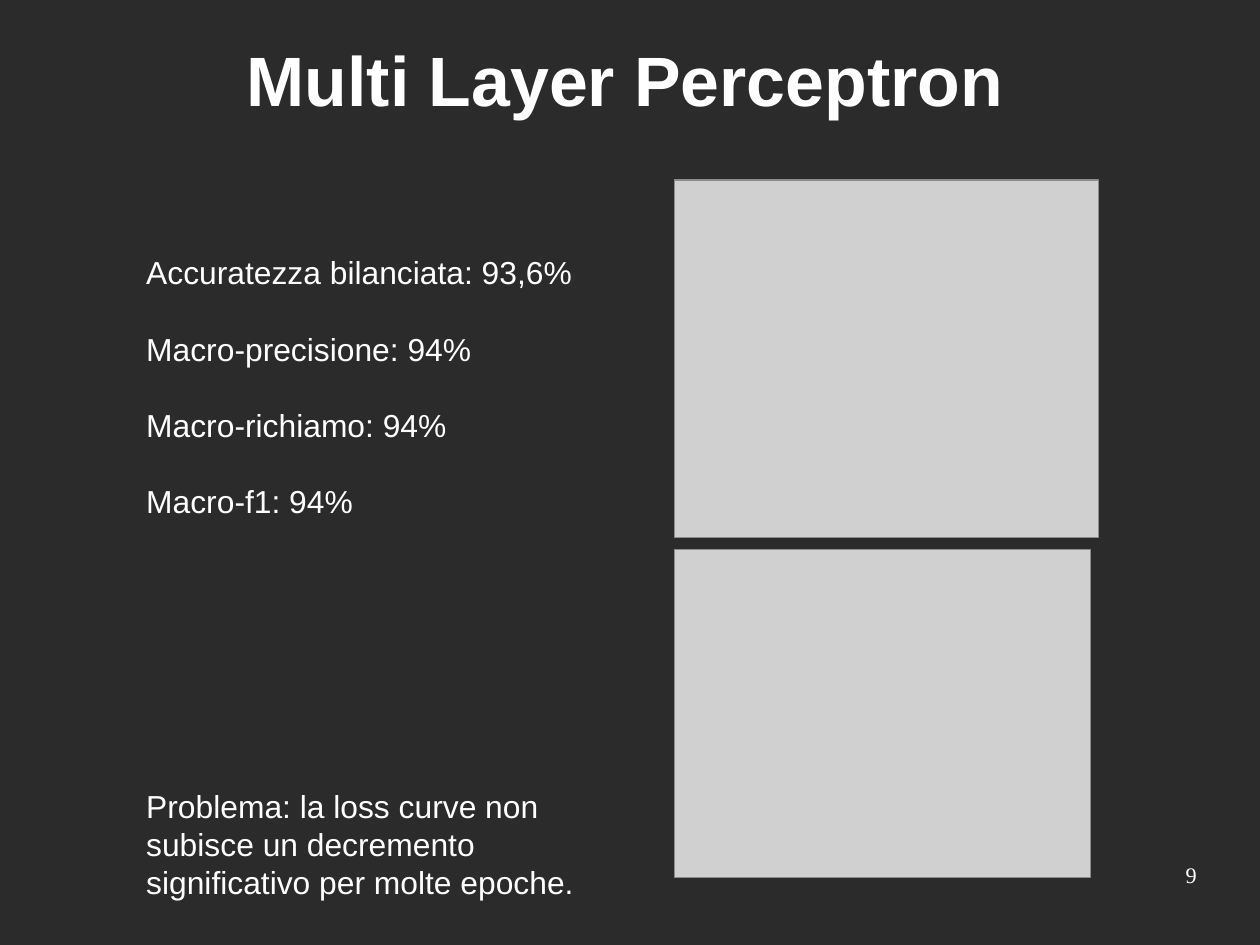
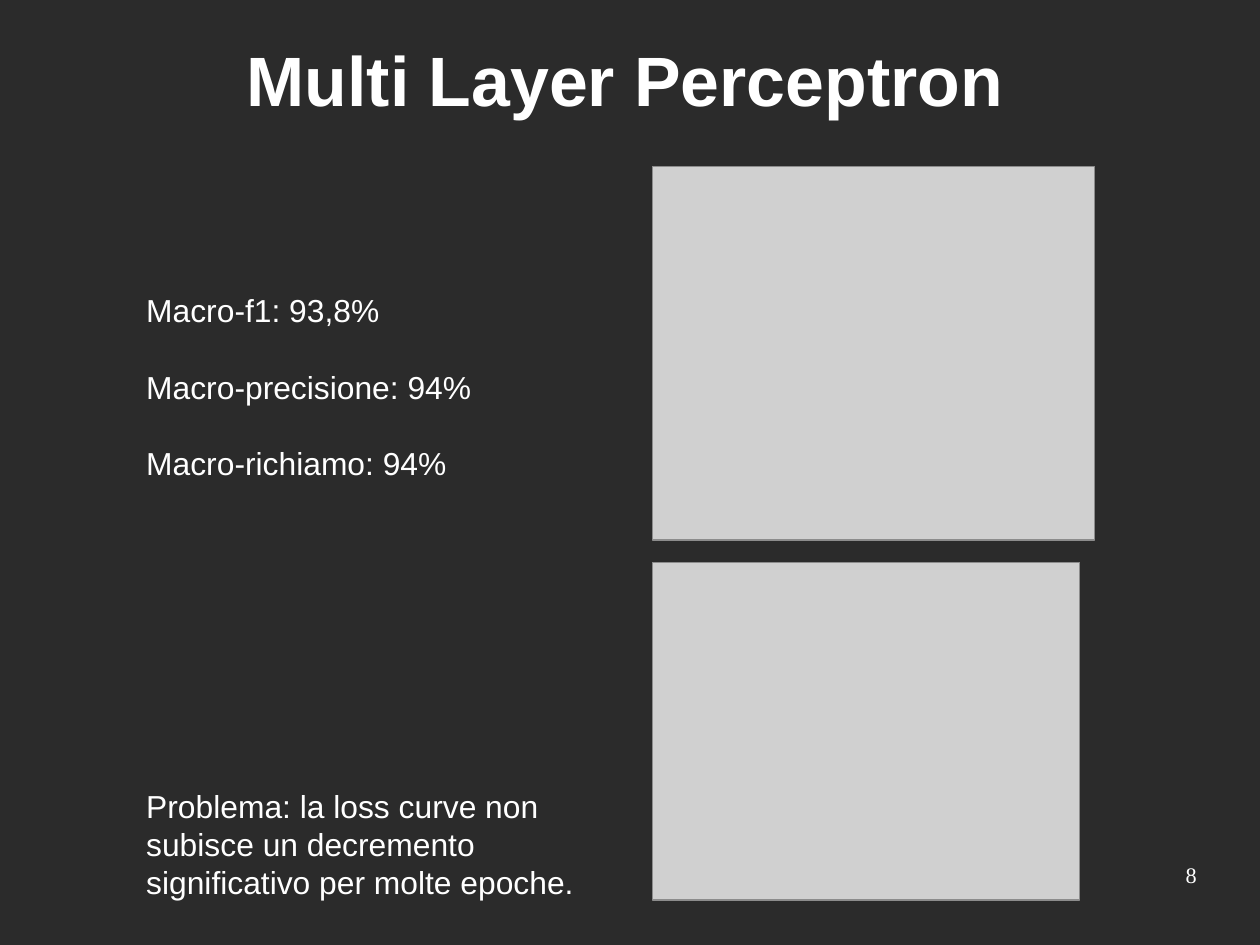
Before and after one commit to mattia010/dry_beans_ML, a slide deck: slide 8 of report/presentation_slides.odp (slide 9 before the commit). Drawn at 1260x945 pixels with LibreOffice and Linux fonts; fonts in the diff are those of the drawing; grey boxes stand for pictures; background and template pictures are left out; a plain dark background stands for a picture behind light text. Boxes give left, top, right and bottom in pixels: in the first picture for what was removed or moved away, otherwise in the second. Text is boxed around its words. In the diff, an @@ line names an element or a change of style, - is before the commit and + after.

```diff
--- a/report/presentation_slides.odp
+++ b/report/presentation_slides.odp
@@ picture: place and size @@
-picture at <box>676,180,1099,537</box>
+picture at <box>653,167,1095,541</box>
@@ text at <box>146,299,379,326</box>: text changed @@
-Accuratezza bilanciata: 93,6%
+Macro-f1: 93,8%
@@ text at <box>146,490,353,514</box>: paragraph removed @@
-Macro-f1: 94%
@@ picture: place and size @@
-picture at <box>676,550,1092,878</box>
+picture at <box>653,563,1080,900</box>
@@ page number at <box>1186,868,1197,883</box>: text changed @@
-9
+8
```
Also in this commit, not shown: 8 other slides changed, 1 slide removed, 9 other files.
